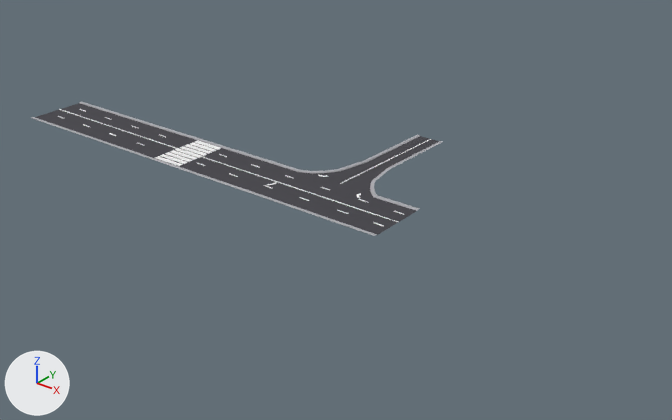
The FBX model Overcleaned/Assets/Art Assets/Models/Outside/Outside_Road/Main Road/Road.fbx as it was, and as the next commit left it.
One viewpoint serves both versions: a camera (50 mm lens) standing at (76.6, -66.6, 41.5) and looking at (15.2, 10.0, -6.0). Every picture has the same lights, and +X, +Y and +Z are marked at lower left. Where no turn or scale is listed for an object, it has been applied to the vertices.
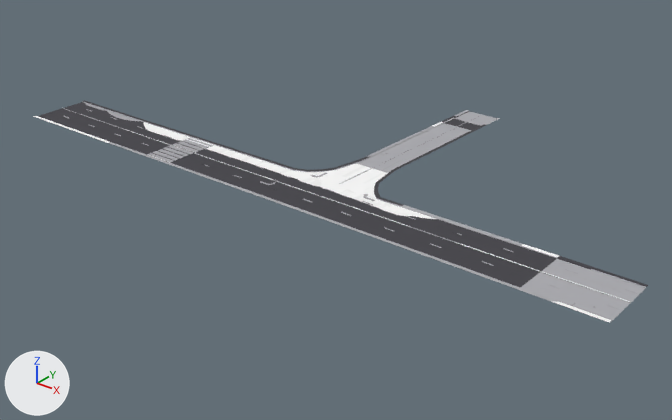
Pixel boxes (x1, y1, x2, y2) of what changed, in the pictures (672 x 420 px; the box of a moved part takes in the faces that stretch with it):
'Cube', reshaped (49% wider, 65% taller)
    before: (31, 102, 443, 236)
    after: (33, 101, 648, 323)
part 1 of me_cube, moved or reshaped
    before: (155, 156, 183, 166)
    after: (147, 153, 174, 163)
part 2 of me_cube, moved or reshaped
    before: (160, 154, 188, 164)
    after: (152, 151, 179, 161)
part 3 of me_cube, moved or reshaped
    before: (165, 152, 193, 162)
    after: (158, 149, 184, 159)
part 4 of me_cube, moved or reshaped
    before: (170, 150, 197, 160)
    after: (163, 147, 189, 157)
part 5 of me_cube, moved or reshaped
    before: (175, 148, 202, 158)
    after: (168, 145, 194, 155)
part 6 of me_cube, moved or reshaped
    before: (180, 146, 207, 156)
    after: (173, 143, 199, 153)
part 7 of me_cube, moved or reshaped
    before: (185, 144, 212, 154)
    after: (178, 141, 204, 151)
part 8 of me_cube, moved or reshaped
    before: (190, 142, 216, 152)
    after: (183, 139, 209, 149)
part 9 of me_cube, moved or reshaped
    before: (195, 140, 221, 150)
    after: (188, 138, 213, 147)
part 10 of me_cube, moved or reshaped
    before: (373, 222, 383, 226)
    after: (62, 108, 631, 303)
part 11 of me_cube, moved or reshaped
    before: (340, 139, 431, 184)
    after: (339, 115, 481, 184)
part 12 of me_cube, rebuilt (49% wider, 65% taller)
    before: (31, 102, 443, 236)
    after: (33, 101, 648, 323)
part 13 of me_cube, built on
    before: (59, 109, 398, 222)
    after: (260, 173, 640, 311)

The edits, one by one:
me_cube is used by ob_cube; location (0.0, 0.0, 0.0).
me_cube had 450 vertices, 315 faces and spanned x -22.9..30.3, y -4.0..21.7, z 0.6..0.7.
me_cube now has 582 vertices, 415 faces and spans x -23.0..54.1, y -3.5..32.9, z 0.6..0.7.
me_cube part 1: the loose piece of 8 vertices spanning x -0.8..3.1, y -2.9..-2.2, z 0.6..0.7 is moved by (-1.4, 0.1, 0.0).
me_cube part 2: the loose piece of 8 vertices spanning x -0.8..3.1, y -2.1..-1.5, z 0.6..0.7 is moved by (-1.4, 0.1, 0.0).
me_cube part 3: the loose piece of 8 vertices spanning x -0.8..3.1, y -1.4..-0.7, z 0.6..0.7 is moved by (-1.4, 0.1, 0.0).
me_cube part 4: the loose piece of 8 vertices spanning x -0.8..3.1, y -0.6..0.1, z 0.6..0.7 is moved by (-1.4, 0.1, 0.0).
me_cube part 5: the loose piece of 8 vertices spanning x -0.8..3.1, y 0.2..0.8, z 0.6..0.7 is moved by (-1.4, 0.1, 0.0).
me_cube part 6: the loose piece of 8 vertices spanning x -0.8..3.1, y 1.0..1.6, z 0.6..0.7 is moved by (-1.4, 0.1, 0.0).
me_cube part 7: the loose piece of 8 vertices spanning x -0.8..3.0, y 1.7..2.4, z 0.6..0.7 is moved by (-1.4, 0.1, 0.0).
me_cube part 8: the loose piece of 8 vertices spanning x -0.9..3.0, y 2.5..3.2, z 0.6..0.7 is moved by (-1.4, 0.1, 0.0).
me_cube part 9: the loose piece of 8 vertices spanning x -0.9..3.0, y 3.3..3.9, z 0.6..0.7 is moved by (-1.4, 0.1, 0.0).
me_cube part 10: the loose piece of 8 vertices spanning x 28.4..29.6, y -0.6..-0.5, z 0.6 is scaled about its middle by (62.2, 0.853, 0.93), then moved by (-13.4, 1.5, 0.0).
me_cube part 11: the loose piece of 8 vertices spanning x 20.0..20.5, y 4.7..21.7, z 0.6 is scaled about its middle by (1.99, 1.67, 1), then moved by (0.2, 5.5, 0.0).
me_cube part 12: the loose piece of 132 vertices spanning x -22.9..30.3, y -4.0..21.7, z 0.6..0.7 is rebuilt with 192 vertices and now spans x -23.0..54.1, y -3.5..32.9, z 0.6..0.7.
me_cube part 13: 2 vertices moved within x 14.6, y -0.1, z 0.6; 30 vertices removed from x -22.9..30.3, y -0.4..1.1, z 0.6; 146 vertices added at x 13.0..54.1, y -0.9..6.0, z 0.6.
